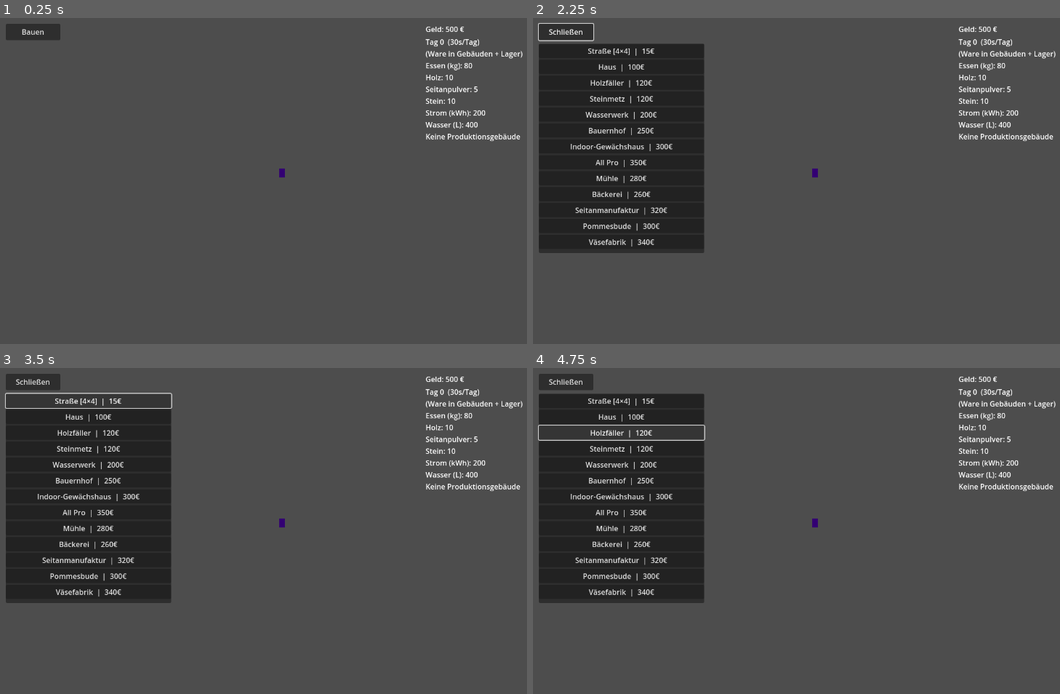
Above: before the commit, frames 1-4 (two rows, left to right).
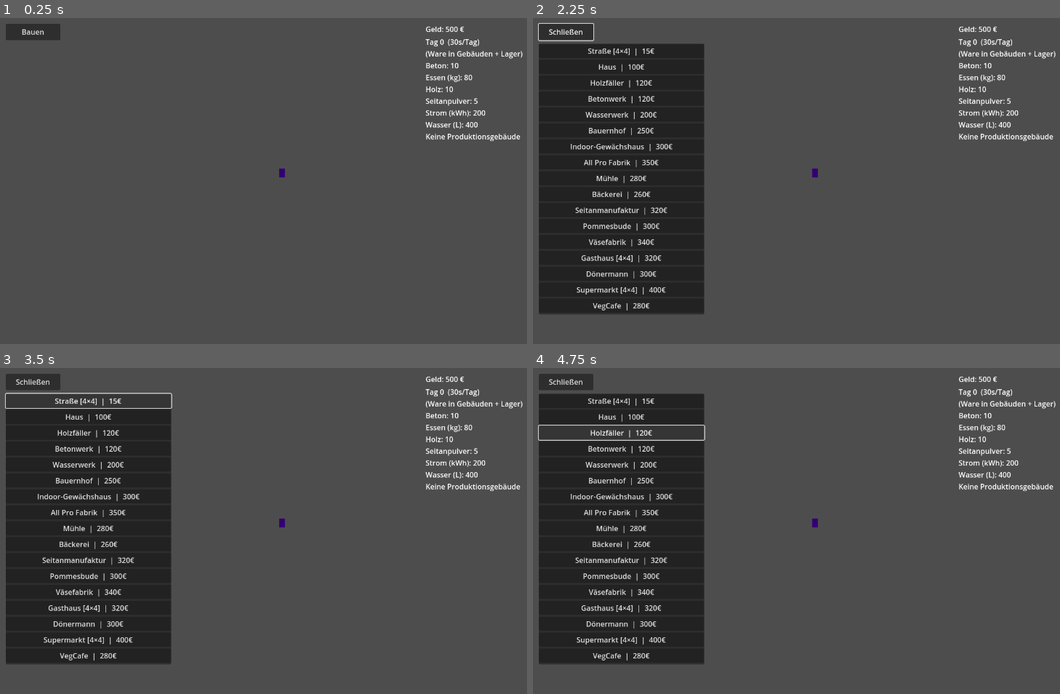
Above: after the commit, the same moments.

Repository: leonardwolf23-bot/vegangame
Game: Godot game, scene res://scenes/main.tscn
Same seed, same stepped clock (60 frames per second), same inputs: the game is played once before the commit and once after it.
Inputs (mouse positions are in pixels of both pictures, inside the frame that each line leads up to):
- Up to frame 1 (0.25 s): no input
- Up to frame 2 (2.25 s): click "Bauen" at 0.5 s; click "Schließen" at 1.25 s; tap Enter at 2 s; move the mouse to (949, 164) at 2.02 s; hold D from 2.03 s (still down); tap 1 at 2.1 s; click (949, 164) at 2.17 s
- Up to frame 3 (3.5 s): release D at 2.75 s; click "Straße [4×4] | 15€" at 2.75 s
- Up to frame 4 (4.75 s): click "Haus | 100€" at 3.5 s; click "Holzfäller | 120€" at 4.25 s

The runs differ from the first frame. In frame 1, 0.4% of the frame differs, in the area x 80-91%, y 13-28%; in frame 2, 6.4%, in the area x 1-91%, y 13-91%; in frame 3, 6.4%; in frame 4, 6.4%.

Commit message:
Add Gasthaus, Dönermann, Supermarkt, VegCafe; rename Steinmetz to Betonwerk
- Betonwerk produces beton instead of stein; All Pro renamed to All Pro Fabrik
- Kakaobohnen grow mode added to Gewächshaus
- Gasthaus (4x4): food delivery hub with citizen consumption
- Dönermann (3x3): Seitandöner, Hummus, Pommes
- Supermarkt (4x4): service placeholder without production
- VegCafe (3x3): latte/cappuccino (hafer/soja) and kakao with hafermilch
- Port inn delivery and consumption logic; add population to GameState

Co-authored-by: leonardwolf23-bot <leonardwolf23-bot@users.noreply.github.com>

Diff:
--- a/scripts/autoload/building_catalog.gd
+++ b/scripts/autoload/building_catalog.gd
@@ -43,15 +43,15 @@
 		"outputs_per_day": {"holz": 15.0},
 	},
 	{
-		"id": "steinmetz",
-		"name": "Steinmetz",
+		"id": "betonwerk",
+		"name": "Betonwerk",
 		"kind": "extractor",
 		"source_id": 2,
 		"atlas_coords": Vector2i(0, 0),
 		"footprint": Vector2i(3, 3),
 		"sprite_cell": Vector2i(0, 0),
 		"cost": 120,
-		"outputs_per_day": {"stein": 12.0},
+		"outputs_per_day": {"beton": 12.0},
 	},
 	{
 		"id": "wasserwerk",
@@ -97,12 +97,13 @@
 			{"id": "avocados", "label": "Avocados", "outputs_per_day": {"avocados": 6.0}},
 			{"id": "tomaten", "label": "Tomaten", "outputs_per_day": {"tomaten": 6.0}},
 			{"id": "eisbergsalat", "label": "Eisbergsalat", "outputs_per_day": {"eisbergsalat": 6.0}},
+			{"id": "kakaobohnen", "label": "Kakaobohnen", "outputs_per_day": {"kakaobohnen": 5.0}},
 		],
 		"default_modes": ["tomaten"],
 	},
 	{
 		"id": "all_pro",
-		"name": "All Pro",
+		"name": "All Pro Fabrik",
 		"kind": "processor",
 		"source_id": 6,
 		"atlas_coords": Vector2i(0, 0),
@@ -201,6 +202,92 @@
 		],
 		"default_modes": ["kaese"],
 	},
+	{
+		"id": "gasthaus",
+		"name": "Gasthaus",
+		"kind": "inn",
+		"description": "Zentrale Essensversorgung — Bürger liefern fertiges Essen aus der Stadt an.",
+		"source_id": 12,
+		"atlas_coords": Vector2i(0, 0),
+		"footprint": Vector2i(4, 4),
+		"sprite_cell": Vector2i(0, 0),
+		"cost": 320,
+	},
+	{
+		"id": "doenermann",
+		"name": "Dönermann",
+		"kind": "processor",
+		"source_id": 13,
+		"atlas_coords": Vector2i(0, 0),
+		"footprint": Vector2i(3, 3),
+		"sprite_cell": Vector2i(0, 0),
+		"cost": 300,
+		"recipes": [
+			{
+				"id": "seitandoener",
+				"label": "Seitandöner",
+				"inputs": {"seitansteaks": 2.0, "eisbergsalat": 1.0, "tomaten": 1.0},
+				"outputs": {"seitandoener": 4.0},
+			},
+			{"id": "hummus", "label": "Hummus", "inputs": {"kichererbsen": 3.0, "tomaten": 1.0}, "outputs": {"hummus": 4.0}},
+			{"id": "pommes", "label": "Pommes", "inputs": {"kartoffeln": 4.0}, "outputs": {"pommes": 6.0}},
+		],
+		"default_modes": ["seitandoener"],
+	},
+	{
+		"id": "supermarkt",
+		"name": "Supermarkt",
+		"kind": "service",
+		"description": "Platzhalter — Einkaufen kommt später.",
+		"source_id": 14,
+		"atlas_coords": Vector2i(0, 0),
+		"footprint": Vector2i(4, 4),
+		"sprite_cell": Vector2i(0, 0),
+		"cost": 400,
+	},
+	{
+		"id": "vegcafe",
+		"name": "VegCafe",
+		"kind": "processor",
+		"source_id": 15,
+		"atlas_coords": Vector2i(0, 0),
+		"footprint": Vector2i(3, 3),
+		"sprite_cell": Vector2i(0, 0),
+		"cost": 280,
+		"recipes": [
+			{
+				"id": "latte_macchiato_hafer",
+				"label": "Latte Macchiato (Hafermilch)",
+				"inputs": {"hafermilch": 2.0},
+				"outputs": {"latte_macchiato_hafer": 3.0},
+			},
+			{
+				"id": "latte_macchiato_soja",
+				"label": "Latte Macchiato (Sojamilch)",
+				"inputs": {"sojamilch": 2.0},
+				"outputs": {"latte_macchiato_soja": 3.0},
+			},
+			{
+				"id": "cappuccino_hafer",
+				"label": "Cappuccino (Hafermilch)",
+				"inputs": {"hafermilch": 2.0},
+				"outputs": {"cappuccino_hafer": 3.0},
+			},
+			{
+				"id": "cappuccino_soja",
+				"label": "Cappuccino (Sojamilch)",
+				"inputs": {"sojamilch": 2.0},
+				"outputs": {"cappuccino_soja": 3.0},
+			},
+			{
+				"id": "kakao_hafer",
+				"label": "Kakao (Hafermilch)",
+				"inputs": {"kakaobohnen": 2.0, "hafermilch": 2.0},
+				"outputs": {"kakao_hafermilch": 3.0},
+			},
+		],
+		"default_modes": ["latte_macchiato_hafer"],
+	},
 ]
 
 
@@ -228,6 +315,20 @@
 
 func is_road(building: Dictionary) -> bool:
 	return building.get("kind", "") == "road"
+
+
+func is_inn(building: Dictionary) -> bool:
+	return building.get("kind", "") == "inn"
+
+
+func is_service(building: Dictionary) -> bool:
+	return building.get("kind", "") == "service"
+
+
+func needs_production_manager(building: Dictionary) -> bool:
+	if is_housing(building) or is_road(building) or is_service(building):
+		return false
+	return true
 
 
 func has_production_modes(building: Dictionary) -> bool:
@@ -308,6 +409,7 @@
 
 func get_button_label(building: Dictionary) -> String:
 	var size_hint := ""
-	if is_road(building):
+	var footprint: Vector2i = get_footprint(building)
+	if footprint == Vector2i(4, 4):
 		size_hint = " [4×4]"
 	return "%s%s  |  %d€" % [building.get("name", "Gebäude"), size_hint, get_cost(building)]
--- a/scripts/autoload/game_state.gd
+++ b/scripts/autoload/game_state.gd
@@ -4,18 +4,24 @@
 
 signal money_changed(new_amount: int)
 signal income_changed(income_per_second: float)
+signal population_changed(population: int)
 
 const STARTING_MONEY: int = 500
+const PEOPLE_PER_HOUSE: int = 2
+const STARTING_POPULATION: int = 6
 
 var money: int = STARTING_MONEY
+var population: int = STARTING_POPULATION
 var _housing_income: float = 0.0
 var _income_accumulator: float = 0.0
 
 
 func _ready() -> void:
 	money = STARTING_MONEY
+	population = STARTING_POPULATION
 	money_changed.emit(money)
 	income_changed.emit(_housing_income)
+	population_changed.emit(population)
 
 
 func _process(delta: float) -> void:
@@ -51,14 +57,18 @@
 	if income <= 0:
 		return
 	_housing_income += float(income)
+	population += PEOPLE_PER_HOUSE
 	income_changed.emit(_housing_income)
+	population_changed.emit(population)
 
 
 func unregister_housing(income: int) -> void:
 	if income <= 0:
 		return
 	_housing_income = maxf(0.0, _housing_income - float(income))
+	population = maxi(STARTING_POPULATION, population - PEOPLE_PER_HOUSE)
 	income_changed.emit(_housing_income)
+	population_changed.emit(population)
 
 
 func get_income_per_second() -> float:
--- a/scripts/autoload/production_manager.gd
+++ b/scripts/autoload/production_manager.gd
@@ -7,6 +7,9 @@
 
 const CARRY_AMOUNT: float = 3.0
 const LOCAL_STOCK_CAP: float = 30.0
+const INN_STOCK_CAP: float = 60.0
+const INN_TARGET_PER_FOOD: float = 6.0
+const FOOD_PER_CITIZEN_PER_DAY: float = 1.5
 
 var stock: Dictionary = {}
 var day_timer: float = 0.0
@@ -188,8 +191,41 @@
 	if not _local_stock.has(key):
 		_local_stock[key] = {}
 	var current := float(_local_stock[key].get(resource_id, 0.0))
-	_local_stock[key][resource_id] = minf(current + amount, LOCAL_STOCK_CAP)
-	resources_changed.emit()
+	var cap := _get_local_cap(anchor)
+	_local_stock[key][resource_id] = minf(current + amount, cap)
+	resources_changed.emit()
+
+
+func _get_local_cap(anchor: Vector2i) -> float:
+	var key := _anchor_key(anchor)
+	if not _buildings.has(key):
+		return LOCAL_STOCK_CAP
+	var building: Dictionary = BuildingCatalog.get_building(int(_buildings[key]["building_index"]))
+	if BuildingCatalog.is_inn(building):
+		return INN_STOCK_CAP
+	return LOCAL_STOCK_CAP
+
+
+func get_inn_food_supply() -> float:
+	var total := 0.0
+	for key in _buildings:
+		var building: Dictionary = BuildingCatalog.get_building(int(_buildings[key]["building_index"]))
+		if not BuildingCatalog.is_inn(building):
+			continue
+		var anchor := _key_to_anchor(key)
+		for resource_id in ResourceCatalog.get_edible_resource_ids():
+			var amount := get_local_amount(anchor, resource_id)
+			if amount > 0.0:
+				total += amount * ResourceCatalog.get_food_value(resource_id)
+	return total
+
+
+func has_inn() -> bool:
+	for key in _buildings:
+		var building: Dictionary = BuildingCatalog.get_building(int(_buildings[key]["building_index"]))
+		if BuildingCatalog.is_inn(building):
+			return true
+	return false
 
 
 func is_transportable(resource_id: String) -> bool:
@@ -203,6 +239,13 @@
 
 
 func create_transport_jobs() -> Array:
+	var jobs: Array = []
+	jobs.append_array(_create_processor_jobs())
+	jobs.append_array(_create_inn_delivery_jobs())
+	return jobs
+
+
+func _create_processor_jobs() -> Array:
 	var jobs: Array = []
 	var seen: Dictionary = {}
 
@@ -254,6 +297,50 @@
 	return jobs
 
 
+func _create_inn_delivery_jobs() -> Array:
+	var jobs: Array = []
+	var seen: Dictionary = {}
+
+	for dest_key in _buildings:
+		var dest_data: Dictionary = _buildings[dest_key]
+		var dest_anchor := _key_to_anchor(dest_key)
+		var building: Dictionary = BuildingCatalog.get_building(dest_data["building_index"])
+		if not BuildingCatalog.is_inn(building):
+			continue
+
+		for resource_id in ResourceCatalog.get_edible_resource_ids():
+			if not is_transportable(resource_id):
+				continue
+			var have := get_local_amount(dest_anchor, resource_id)
+			if have >= INN_TARGET_PER_FOOD:
+				continue
+
+			var source_anchor := _find_best_source(dest_anchor, resource_id)
+			if source_anchor == Vector2i(-999999, -999999):
+				continue
+
+			var pair_key := "inn:%s>%s:%s" % [_anchor_key(source_anchor), dest_key, resource_id]
+			if seen.has(pair_key):
+				continue
+			seen[pair_key] = true
+
+			var source_available := _get_available_at(source_anchor, resource_id)
+			var carry := minf(CARRY_AMOUNT, INN_TARGET_PER_FOOD - have)
+			carry = minf(carry, source_available)
+			if carry <= 0.0:
+				continue
+
+			_reserve(source_anchor, resource_id, carry)
+			jobs.append({
+				"from_anchor": source_anchor,
+				"to_anchor": dest_anchor,
+				"resource": resource_id,
+				"amount": carry,
+			})
+
+	return jobs
+
+
 func get_summary_lines(max_lines: int = 8) -> PackedStringArray:
 	var lines: PackedStringArray = []
 	lines.append("Tag %d  (%.0fs/Tag)" % [day_count, ResourceCatalog.SECONDS_PER_DAY])
@@ -296,7 +383,10 @@
 			continue
 		var upkeep_ok := _pay_upkeep(building)
 		var scale := 1.0 if upkeep_ok else 0.5
-		_run_building_production(anchor, building, data["modes"], scale)
+		if BuildingCatalog.is_inn(building):
+			_run_inn_consumption(anchor)
+		else:
+			_run_building_production(anchor, building, data["modes"], scale)
 	day_completed.emit(day_count)
 	resources_changed.emit()
 
@@ -308,6 +398,35 @@
 	if not spend_resources(upkeep):
 		return false
 	return true
+
+
+func _run_inn_consumption(anchor: Vector2i) -> void:
+	var need := float(GameState.population) * FOOD_PER_CITIZEN_PER_DAY
+	if need <= 0.0:
+		return
+
+	var edible_ids: Array = ResourceCatalog.get_edible_resource_ids()
+	edible_ids.sort_custom(func(a, b): return ResourceCatalog.get_food_value(a) > ResourceCatalog.get_food_value(b))
+
+	var remaining := need
+	for resource_id in edible_ids:
+		if remaining <= 0.0:
+			break
+		var available := get_local_amount(anchor, resource_id)
+		if available <= 0.0:
+			continue
+		var food_value := ResourceCatalog.get_food_value(resource_id)
+		if food_value <= 0.0:
+			continue
+		var units_needed := remaining / food_value
+		var taken := minf(available, units_needed)
+		var key := _anchor_key(anchor)
+		_local_stock[key][resource_id] = available - taken
+		if _local_stock[key][resource_id] <= 0.0:
+			_local_stock[key].erase(resource_id)
+		remaining -= taken * food_value
+
+	resources_changed.emit()
 
 
 func _run_building_production(anchor: Vector2i, building: Dictionary, modes: Array, scale: float = 1.0) -> void:
@@ -385,6 +504,9 @@
 		var source_anchor := _key_to_anchor(key)
 		if source_anchor == dest_anchor:
 			continue
+		var source_building: Dictionary = BuildingCatalog.get_building(int(_buildings[key]["building_index"]))
+		if BuildingCatalog.is_inn(source_building):
+			continue
 		var available := _get_available_at(source_anchor, resource_id)
 		if available > best_amount:
 			best_amount = available
--- a/scripts/autoload/resource_catalog.gd
+++ b/scripts/autoload/resource_catalog.gd
@@ -12,7 +12,7 @@
 	"essen": "Essen (kg)",
 	"wasser": "Wasser (L)",
 	"holz": "Holz",
-	"stein": "Stein",
+	"beton": "Beton",
 	"weizen": "Weizen",
 	"sojabohnen": "Sojabohnen",
 	"kichererbsen": "Kichererbsen",
@@ -22,6 +22,7 @@
 	"avocados": "Avocados",
 	"tomaten": "Tomaten",
 	"eisbergsalat": "Eisbergsalat",
+	"kakaobohnen": "Kakaobohnen",
 	"sojamilch": "Sojamilch",
 	"hafermilch": "Hafermilch",
 	"sojajoghurt": "Sojajoghurt",
@@ -36,7 +37,46 @@
 	"hummus": "Hummus",
 	"guacamole": "Guacamole",
 	"kaese": "Väse (Käse)",
+	"seitandoener": "Seitandöner",
+	"latte_macchiato_hafer": "Latte Macchiato (Hafer)",
+	"latte_macchiato_soja": "Latte Macchiato (Soja)",
+	"cappuccino_hafer": "Cappuccino (Hafer)",
+	"cappuccino_soja": "Cappuccino (Soja)",
+	"kakao_hafermilch": "Kakao (Hafermilch)",
 }
+
+## Fertige Speisen — werden ans Gasthaus geliefert (Wert = Essens-Einheiten).
+const EDIBLE_FOODS: Dictionary = {
+	"broetchen": 1.0,
+	"bretzeln": 1.0,
+	"pommes": 0.8,
+	"hummus": 1.0,
+	"guacamole": 1.0,
+	"seitanwuerste": 1.0,
+	"seitansteaks": 1.2,
+	"seitandoener": 1.5,
+	"kaese": 0.8,
+	"sojamilch": 0.6,
+	"hafermilch": 0.6,
+	"sojajoghurt": 0.7,
+	"latte_macchiato_hafer": 0.5,
+	"latte_macchiato_soja": 0.5,
+	"cappuccino_hafer": 0.5,
+	"cappuccino_soja": 0.5,
+	"kakao_hafermilch": 0.6,
+}
+
+
+func is_edible(resource_id: String) -> bool:
+	return EDIBLE_FOODS.has(resource_id)
+
+
+func get_food_value(resource_id: String) -> float:
+	return float(EDIBLE_FOODS.get(resource_id, 0.0))
+
+
+func get_edible_resource_ids() -> Array:
+	return EDIBLE_FOODS.keys()
 
 
 func get_resource_name(resource_id: String) -> String:
@@ -49,6 +89,6 @@
 		"essen": 80.0,
 		"wasser": 400.0,
 		"holz": 10.0,
-		"stein": 10.0,
+		"beton": 10.0,
 		"seitanpulver": 5.0,
 	}
--- a/scripts/building_placer.gd
+++ b/scripts/building_placer.gd
@@ -189,7 +189,7 @@
 	_grid.register_building(anchor, building_index, building)
 	if BuildingCatalog.is_road(building):
 		return
-	if not BuildingCatalog.is_housing(building):
+	if BuildingCatalog.needs_production_manager(building):
 		var world_pos := _grid.tile_to_world(BuildingCatalog.get_block_center(anchor, building))
 		ProductionManager.register_building(anchor, building_index, world_pos)
 
@@ -205,7 +205,7 @@
 	var anchor: Vector2i = data.get("anchor", Vector2i.ZERO)
 	var building_index: int = int(data.get("building_index", -1))
 	var building: Dictionary = BuildingCatalog.get_building(building_index)
-	if not BuildingCatalog.is_road(building):
+	if not BuildingCatalog.is_road(building) and BuildingCatalog.needs_production_manager(building):
 		ProductionManager.unregister_building(anchor)
 	if BuildingCatalog.is_housing(building):
 		GameState.unregister_housing(BuildingCatalog.get_income(building))
